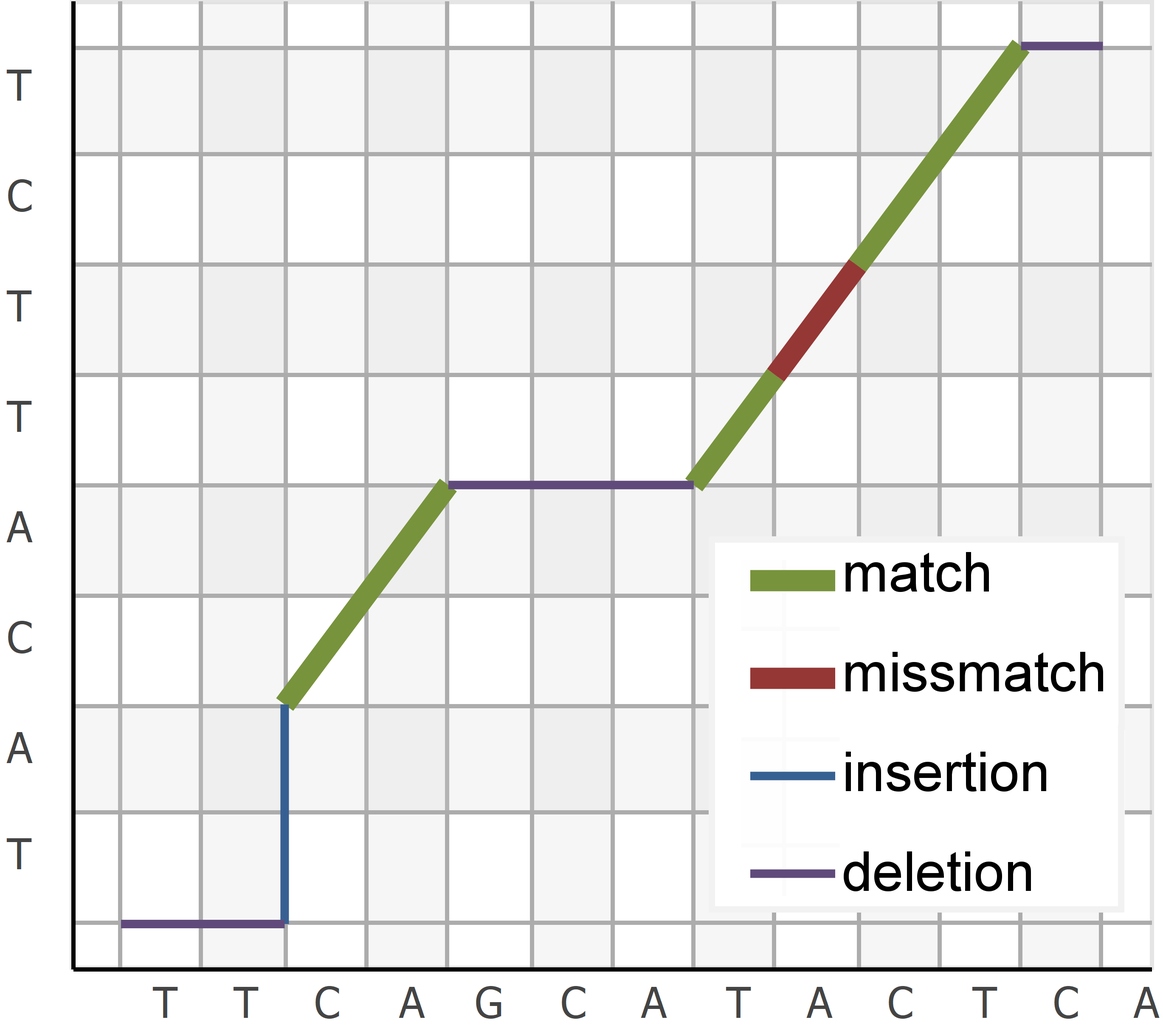
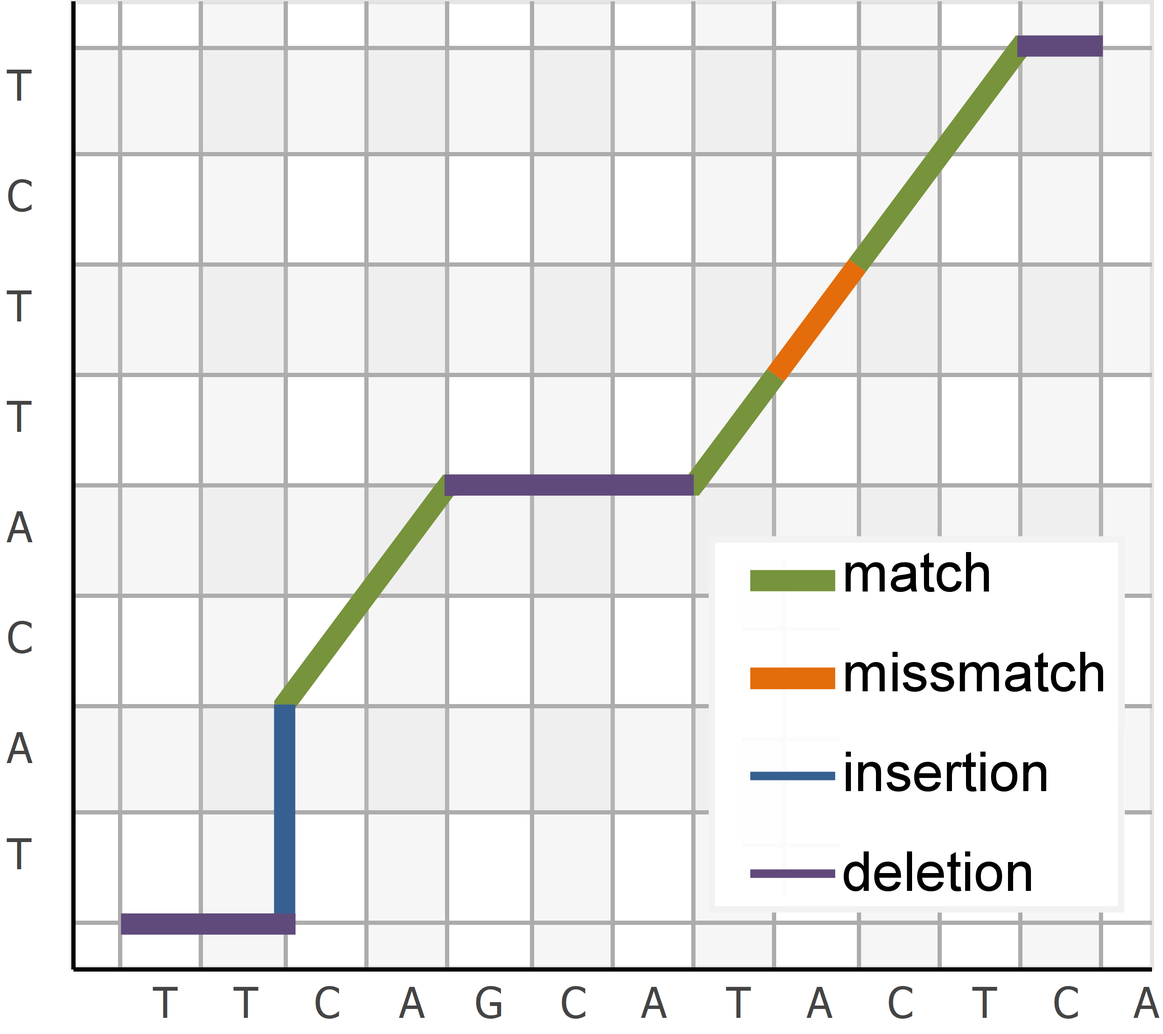
Two versions of the same layered image (1163 x 1034). Layer-by-layer changes:
added layer "Pasted Layer #4" above "Pasted Layer #1" over [750,667,836,690]
added layer "Pasted Layer #5" above "Pasted Layer #2" over [121,35,1104,936]
